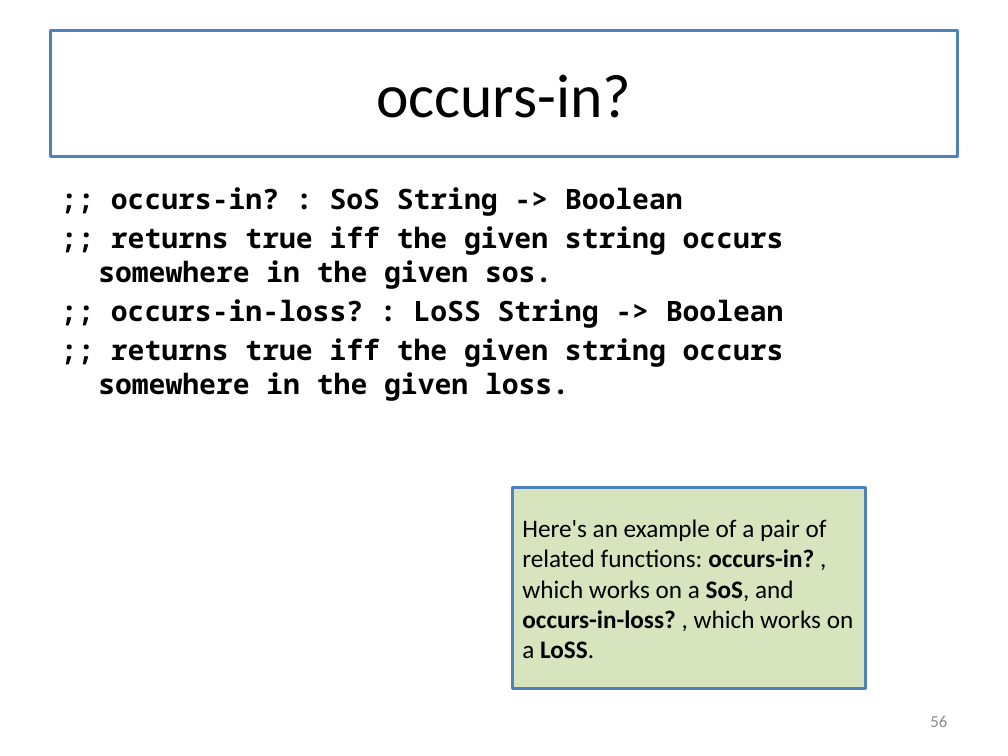
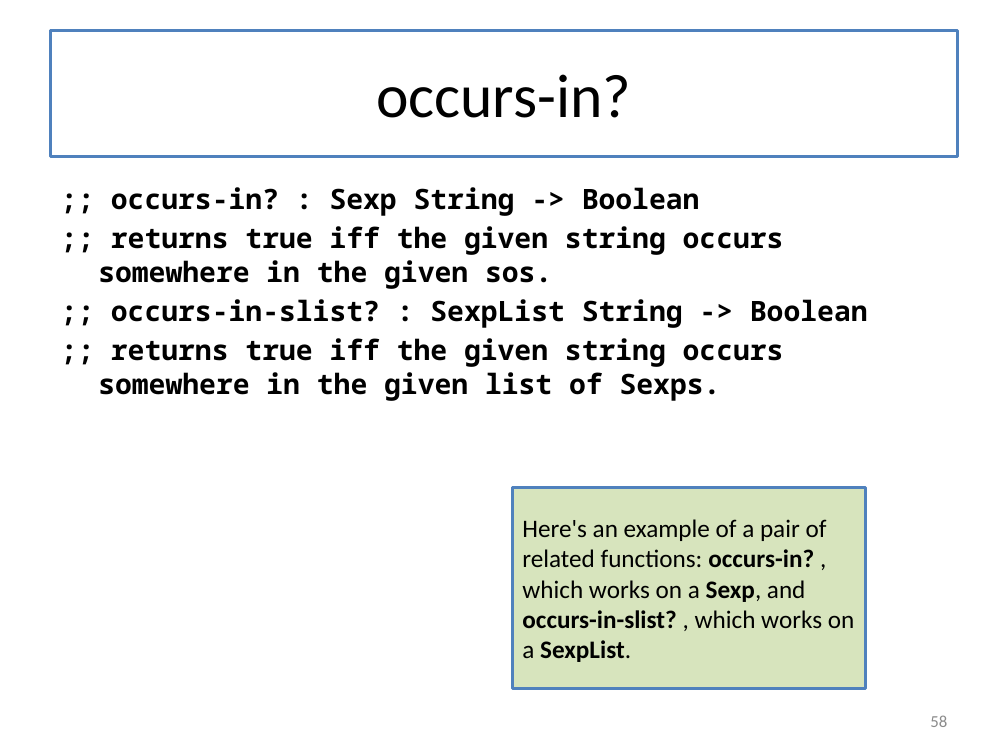
Before and after one commit to mwand/cs5010f17, a slide deck: slide 58 of Slides/Lesson 5.X Trees and Graphs - Combined Slides.pptx (slide 56 before the commit). Drawn at 1008x756 pixels with LibreOffice and Linux fonts; fonts in the diff are those of the drawing. Boxes give left, top, right and bottom in pixels: in the first picture for what was removed or moved away, otherwise in the second. Text is boxed around its words. In the diff, an @@ line names an element or a change of style, - is before the commit and + after.

```diff
--- a/Slides/Lesson 5.X Trees and Graphs - Combined Slides.pptx
+++ b/Slides/Lesson 5.X Trees and Graphs - Combined Slides.pptx
@@ text at <box>111,187,700,216</box>: text changed @@
-;; occurs-in? : SoS String -> Boolean
+;; occurs-in? : Sexp String -> Boolean
@@ text at <box>98,299,868,401</box>: text changed @@
-;; occurs-in-loss? : LoSS String -> Boolean
-;; returns true iff the given string occurs somewhere in the given loss.
+;; occurs-in-slist? : SexpList String -> Boolean
+;; returns true iff the given string occurs somewhere in the given list of Sexps.
@@ text in rectangle at <box>522,519,855,662</box>: text changed @@
-Here's an example of a pair of related functions: occurs-in? , which works on a SoS, and occurs-in-loss? , which works on a LoSS.
+Here's an example of a pair of related functions: occurs-in? , which works on a Sexp, and occurs-in-slist? , which works on a SexpList.
@@ page number at <box>930,715,947,727</box>: text changed @@
-56
+58
```
Also in this commit, not shown: 5 other slides changed, 5 slides added, 6 slides removed, 2 other files.
